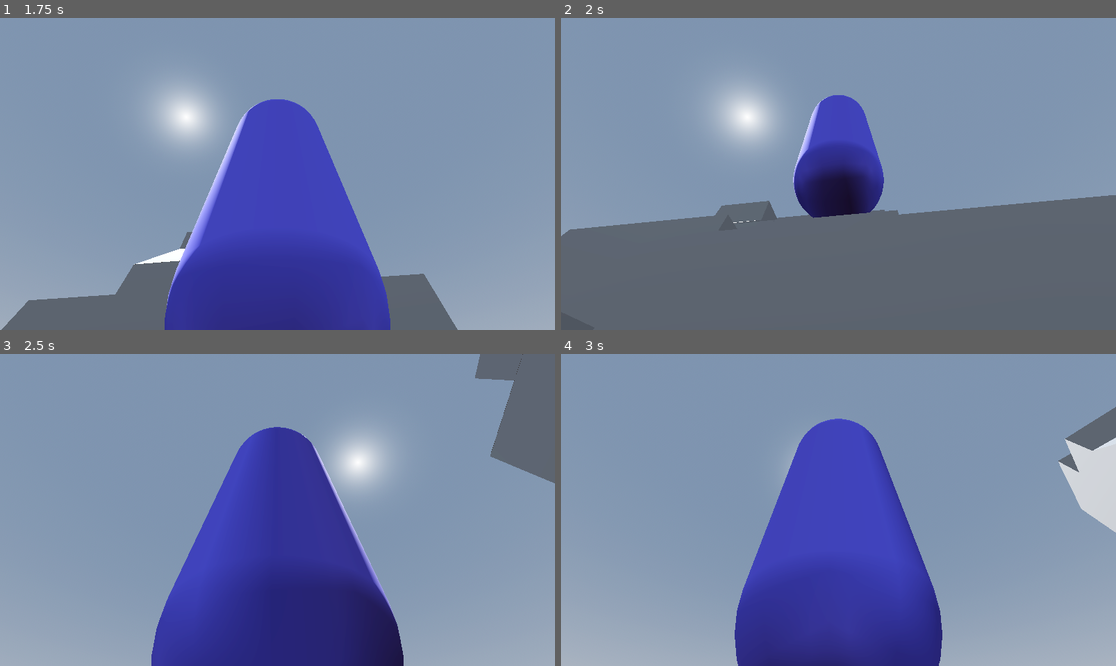
Above: before the commit, frames 1-4 (two rows, left to right).
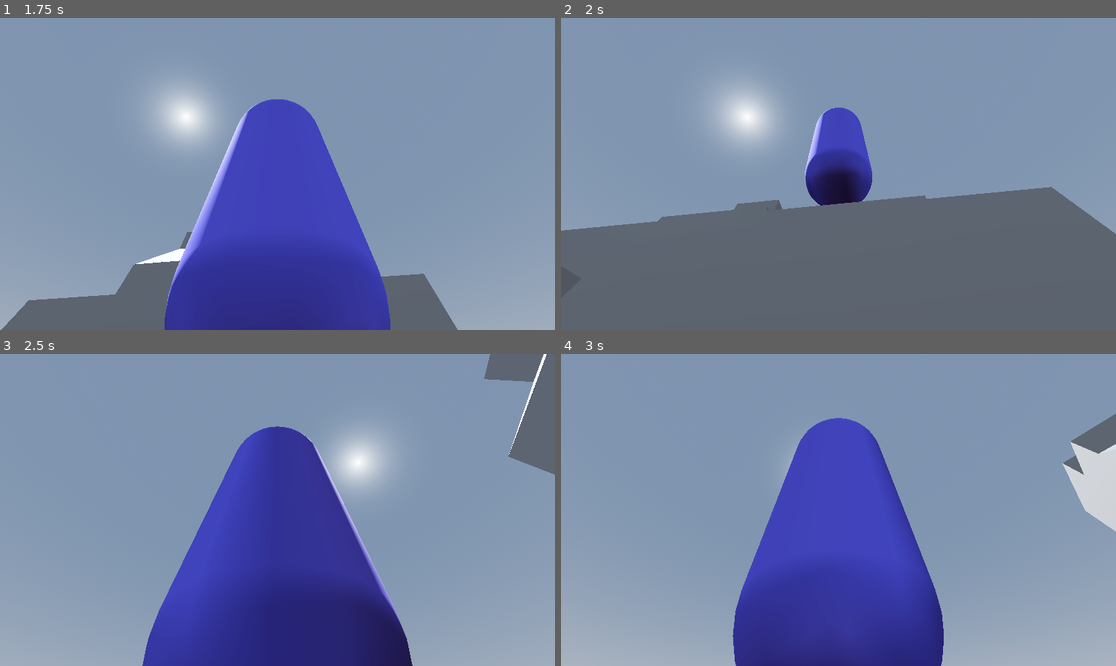
Above: after the commit, the same moments.

Repository: PantheraDigital/GodotCharacterStep
Game: Godot game, scene res://scenes/level.tscn
The game is run twice, just before and just after one commit, with the same random seed, the same clock (stepped at 60 frames per second) and the same inputs.
Inputs (mouse positions are in pixels of both pictures, inside the frame that each line leads up to):
- Up to frame 1 (1.75 s): move the mouse to (249, 236) at 0.52 s; hold W (move_forward) from 0.53 s (still down); click (249, 236) at 0.67 s; tap Space (jump) at 0.77, 1.52 s; move the mouse to (316, 177) at 1.27 s
- Up to frame 2 (2 s): keep holding W (move_forward)
- Up to frame 3 (2.5 s): keep holding W (move_forward); move the mouse to (233, 506) at 2.02 s
- Up to frame 4 (3 s): move the mouse to (844, 510) at 2.77 s; release W (move_forward) at 2.78 s; hold A (move_left) from 2.78 s (still down); click (844, 510) at 2.92 s

Frame 1 is identical in both runs. In frame 2, 4.7% of the frame differs, in the area x 0-100%, y 24-70%; in frame 3, 2.5%; in frame 4, 0.8%.

Commit message:
Update character_step.gd

Diff:
--- a/scripts/character_step.gd
+++ b/scripts/character_step.gd
@@ -91,6 +91,7 @@
 
 	var body_test_result = PhysicsTestMotionResult3D.new()
 	var body_test_params = PhysicsTestMotionParameters3D.new()
+	var floor_plane : = Plane(body.get_floor_normal())
 
 	# colision projections will go forward 1/4 the width of the collider
 	var vel_normalized : Vector3 = body.velocity.normalized()
@@ -100,10 +101,9 @@
 	elif "size" in collider.shape:
 		collider_width = (collider.shape.size.z / 2.0) / 2.0
 
+	# project motion along floor normal #
 	body_test_params.from = body.global_transform
-	body_test_params.motion = vel_normalized * collider_width
-	body_test_params.motion.y = 0.0 # remove gravity to project straight forward
-
+	body_test_params.motion = floor_plane.project(vel_normalized * collider_width)
 
 	# project forward #
 	if !PhysicsServer3D.body_test_motion(body.get_rid(), body_test_params, body_test_result):
